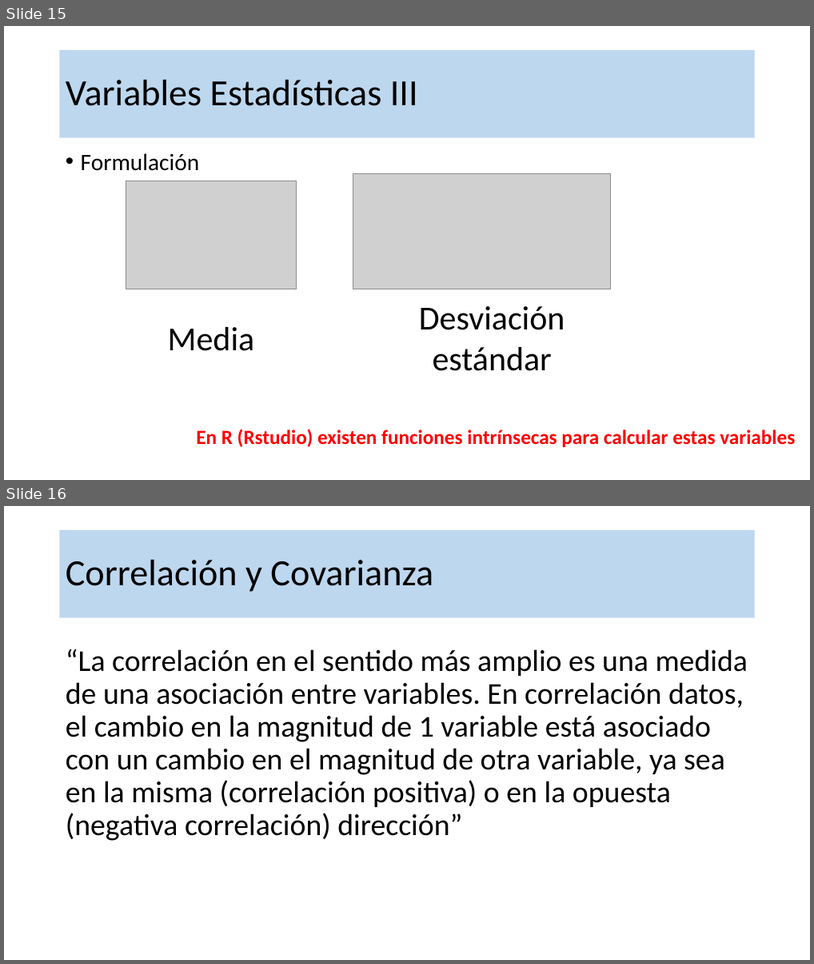
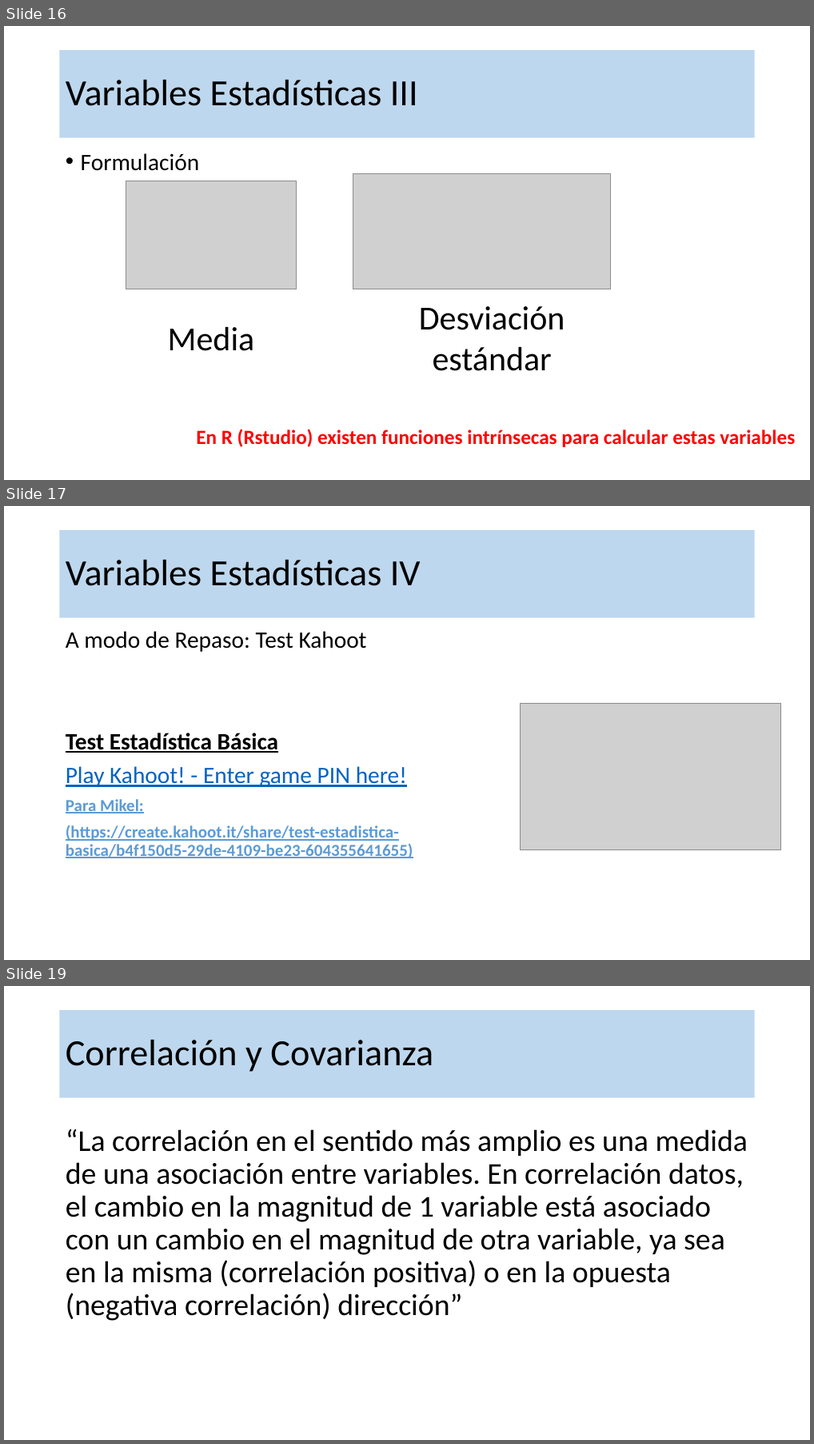
Before and after one commit to robgaray/EESIA_Analisis_Consumo_2021_Publico, a slide deck: 1_Presentaciones/Sesion_2_Teoria.pptx. Shown one above the other, each under a label of ours: slides 15 and 16 before the commit, slides 16, 17 and 19 after it; the slides between them are not shown. The pictures are 814x964 and 814x1444 pixels, drawn with LibreOffice and Linux fonts; fonts in the diff are those of the drawing; grey boxes stand for pictures; background and template pictures are left out. Boxes give left, top, right and bottom in pixels: in the first picture for what was removed or moved away, otherwise in the second. Text is boxed around its words. In the diff, an @@ line names an element or a change of style, - is before the commit and + after.

```diff
--- a/1_Presentaciones/Sesion_2_Teoria.pptx
+++ b/1_Presentaciones/Sesion_2_Teoria.pptx
@@ slide 17 added at (4,506,810,960), background #FFFFFF @@
@@ title added at (60,530,755,618), fill #BDD7EE, 44 pt, text #000000 @@
+Variables Estadísticas IV
@@ text added at (66,631,414,858), 20 pt, text #5B9BD5, bold, underline @@
+A modo de Repaso: Test Kahoot
+Test Estadística Básica
+Play Kahoot! - Enter game PIN here!
+Para Mikel:
+(https://create.kahoot.it/share/test-estadistica-basica/b4f150d5-29de-4109-be23-604355641655)
@@ picture added at (520,703,782,850) @@
@@ what was slide 15 is now slide 16 @@
@@ what was slide 16 is now slide 19 @@
```
Also in this commit, not shown: 1 slide changed, 8 other slides added, 1 other file.
